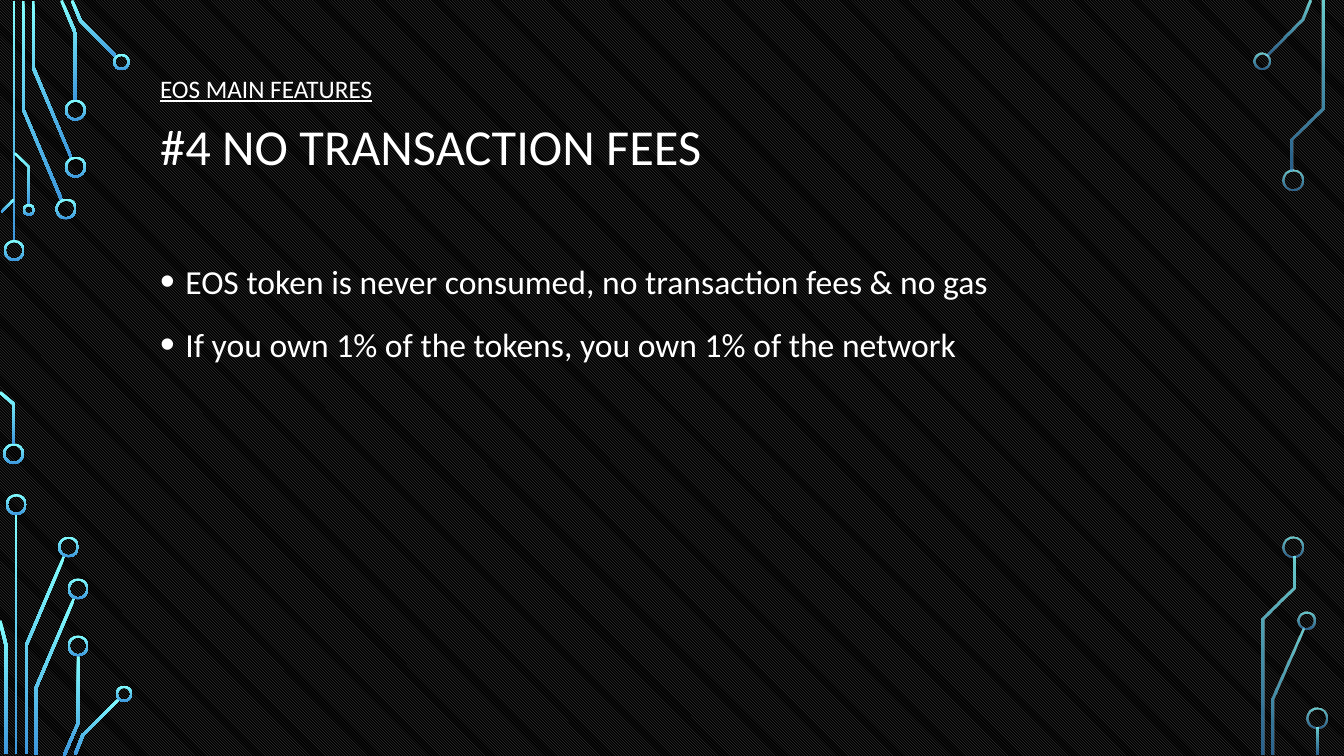
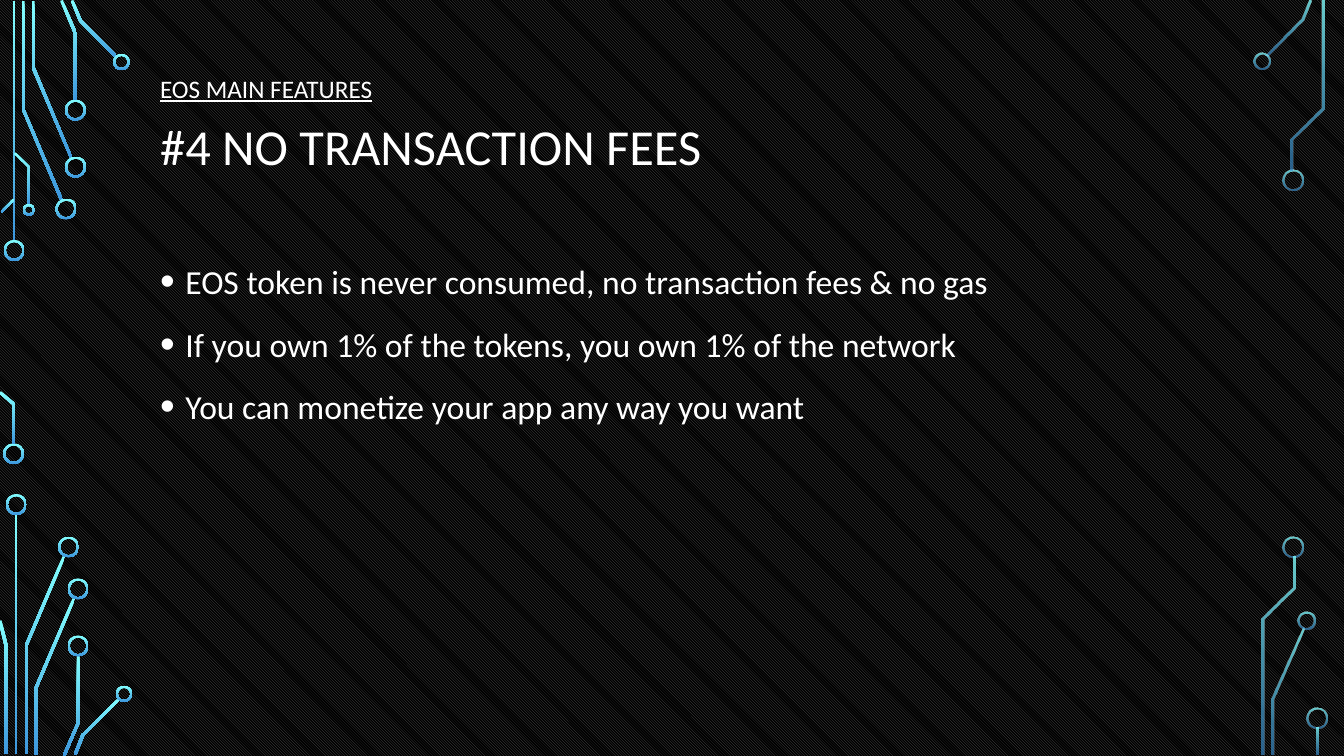
Before and after one commit to tokenika/tokenika.github.io, a slide deck: slide 19 of Oslo(1).pptx. Drawn at 1344x756 pixels with LibreOffice and Linux fonts; fonts in the diff are those of the drawing; background and template pictures are left out. Boxes give left, top, right and bottom in pixels: in the first picture for what was removed or moved away, otherwise in the second. Text is boxed around its words. In the diff, an @@ line names an element or a change of style, - is before the commit and + after.

```diff
--- a/Oslo(1).pptx
+++ b/Oslo(1).pptx
@@ text at <box>185,396,804,425</box>: paragraph added @@
+• You can monetize your app any way you want
```
Also in this commit, not shown: 1 other slide changed, 2 slides added, 1 other file.
